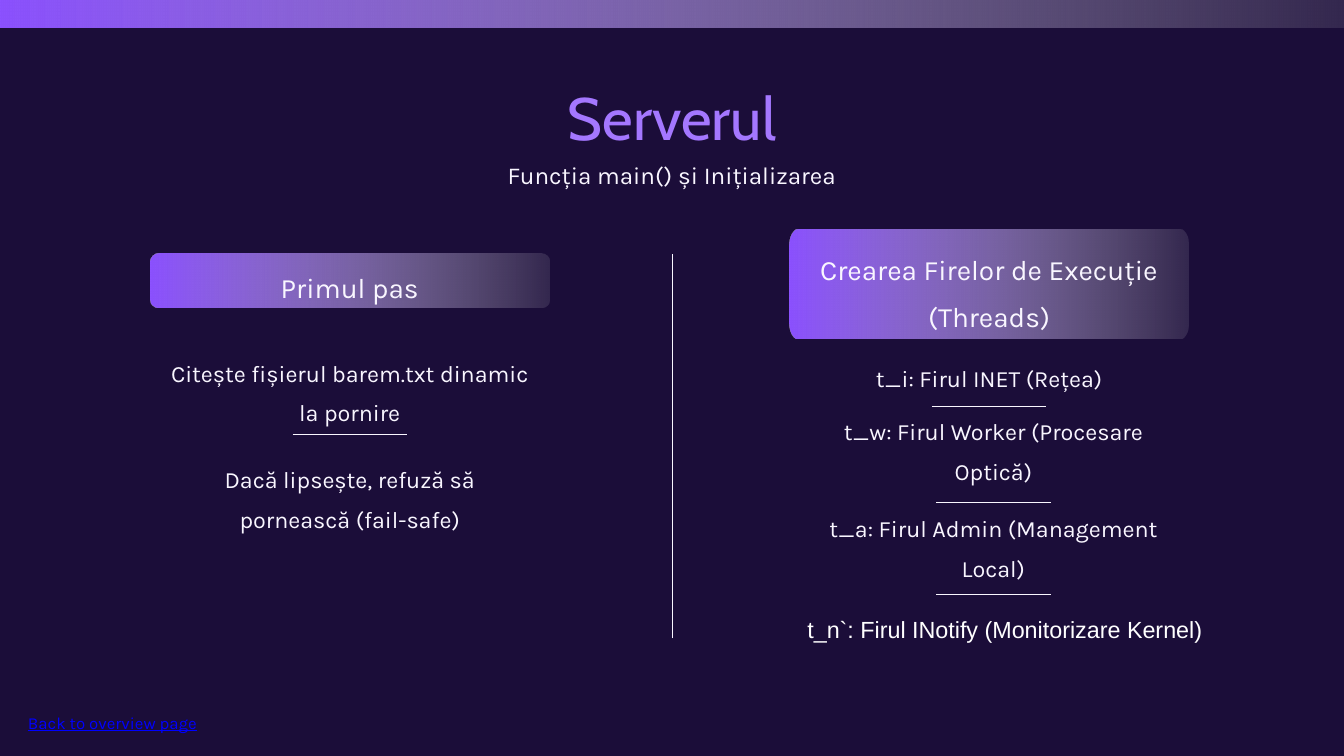
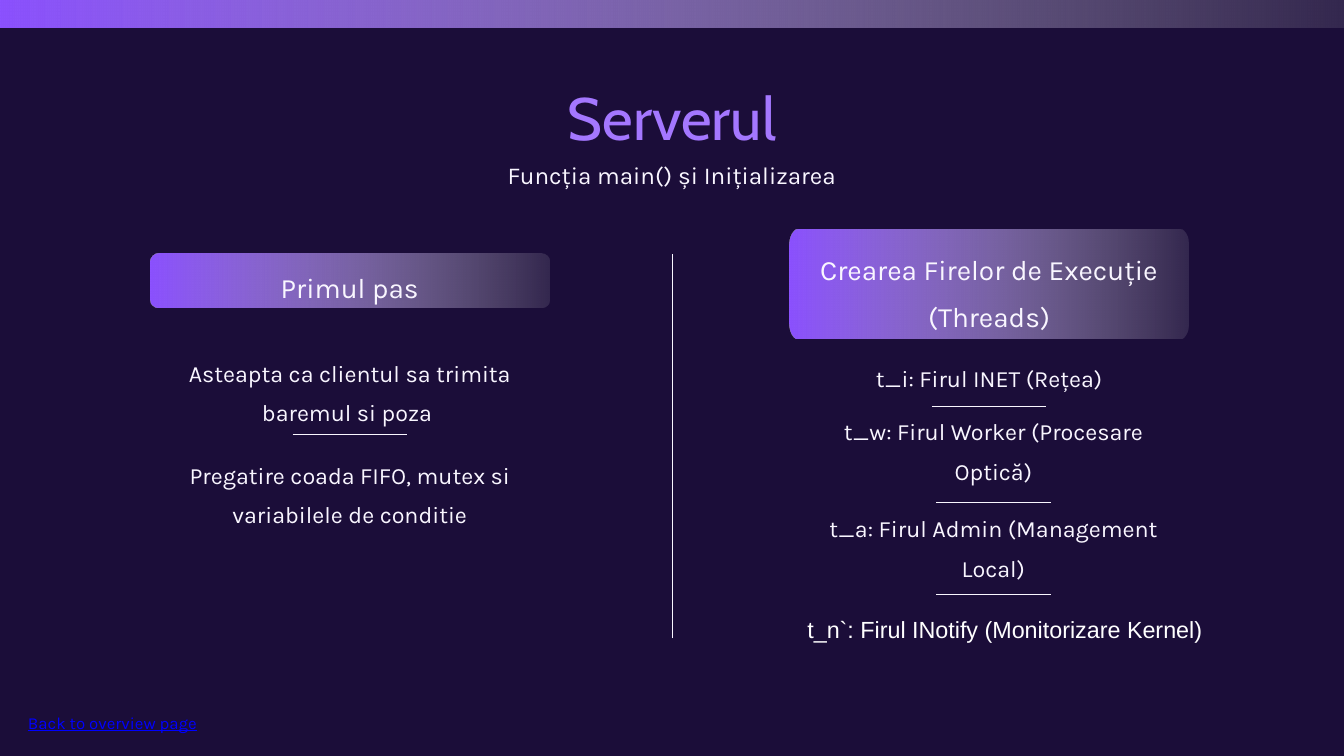
Before and after one commit to Nicu-2004/proiectpcd, a slide deck: slide 5 of PrezentarePCD.pptx. Drawn at 1344x756 pixels with LibreOffice and Linux fonts; fonts in the diff are those of the drawing. Boxes give left, top, right and bottom in pixels: in the first picture for what was removed or moved away, otherwise in the second. Text is boxed around its words. In the diff, an @@ line names an element or a change of style, - is before the commit and + after.

```diff
--- a/PrezentarePCD.pptx
+++ b/PrezentarePCD.pptx
@@ text at [189, 366, 510, 426]: text changed @@
-Citește fișierul barem.txt dinamic la pornire
+Asteapta ca clientul sa trimita baremul si poza
@@ text at [190, 468, 510, 524]: text changed @@
-Dacă lipsește, refuză să pornească (fail-safe)
+Pregatire coada FIFO, mutex si variabilele de conditie
```
Also in this commit, not shown: 4 other slides changed, 2 slides added, 1 slide removed.
